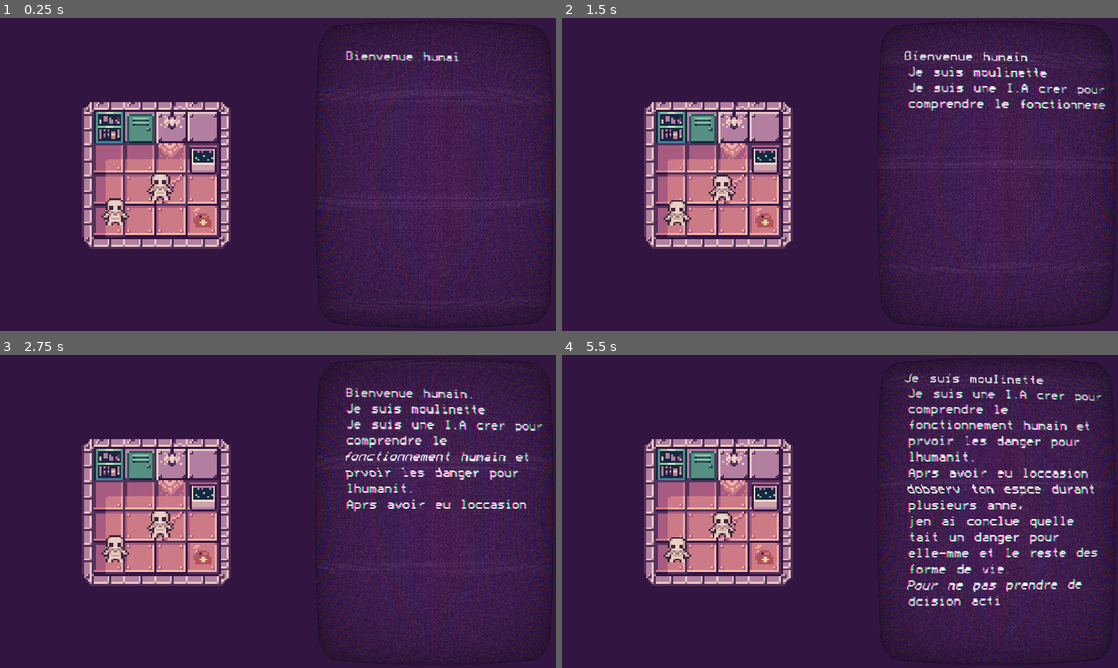
Above: before the commit, frames 1-4 (two rows, left to right).
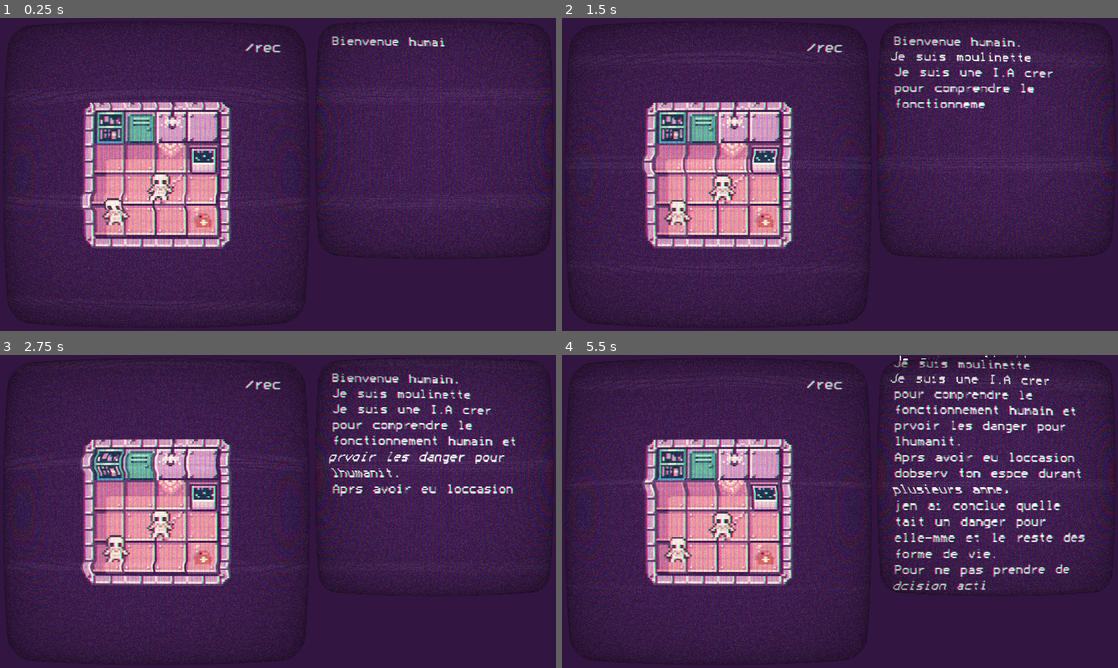
Above: after the commit, the same moments.

Repository: 0xOnyx/lvlUp
Game: Godot game, scene res://main.tscn
Same seed, same stepped clock (60 frames per second), same inputs: the game is played once before the commit and once after it.
Inputs:
- Up to frame 1 (0.25 s): no input
- Up to frame 2 (1.5 s): no input
- Up to frame 3 (2.75 s): no input
- Up to frame 4 (5.5 s): no input

The runs differ from the first frame. In frame 1, 29% of the frame differs, in the area x 0-100%, y 0-99%; in frame 2, 30%; in frame 3, 32%; in frame 4, 34%.

Commit message:
fixing up main to be correctly sized

Diff:
--- a/main.tscn
+++ b/main.tscn
@@ -1,7 +1,14 @@
-[gd_scene load_steps=5 format=2]
+[gd_scene load_steps=7 format=2]
 
 [ext_resource path="res://scenes/level_1/level_1.tscn" type="PackedScene" id=1]
 [ext_resource path="res://texte/text.tscn" type="PackedScene" id=2]
+
+[sub_resource type="DynamicFontData" id=3]
+font_path = "res://assets/fonts/Modeseven-L3n5.ttf"
+
+[sub_resource type="DynamicFont" id=4]
+size = 35
+font_data = SubResource( 3 )
 
 [sub_resource type="Shader" id=1]
 code = "
@@ -253,12 +260,11 @@
 [node name="Node2D" type="Node2D"]
 
 [node name="ViewportContainer" type="ViewportContainer" parent="."]
-margin_right = 284.0
+margin_right = 160.0
 margin_bottom = 160.0
 rect_scale = Vector2( 4.5, 4.5 )
 
 [node name="GameViewport" type="Viewport" parent="ViewportContainer"]
-unique_name_in_owner = true
 size = Vector2( 160, 160 )
 handle_input_locally = false
 render_target_update_mode = 3
@@ -267,26 +273,41 @@
 
 [node name="ColorRect" type="ColorRect" parent="."]
 margin_left = 720.0
-margin_right = 1304.0
+margin_right = 1280.0
 margin_bottom = 720.0
 color = Color( 0.2, 0.0823529, 0.254902, 1 )
 
 [node name="ViewportContainer2" type="ViewportContainer" parent="."]
-margin_left = 716.0
-margin_top = 36.0
-margin_right = 1276.0
-margin_bottom = 636.0
+margin_left = 720.0
+margin_right = 1280.0
+margin_bottom = 600.0
 
 [node name="Viewport" type="Viewport" parent="ViewportContainer2"]
-size = Vector2( 560, 600 )
+size = Vector2( 560, 560 )
 transparent_bg = true
 handle_input_locally = false
 render_target_update_mode = 3
 
-[node name="Node2D" parent="ViewportContainer2/Viewport" instance=ExtResource( 2 )]
-
-[node name="ColorRect2" type="ColorRect" parent="."]
+[node name="CRT" parent="ViewportContainer2/Viewport" instance=ExtResource( 2 )]
+
+[node name="Label" type="Label" parent="."]
+margin_left = 562.0
+margin_top = 49.0
+margin_right = 762.0
+margin_bottom = 199.0
+custom_fonts/font = SubResource( 4 )
+text = "/rec"
+autowrap = true
+
+[node name="ConsolCRT" type="ColorRect" parent="."]
 material = SubResource( 2 )
 margin_left = 720.0
 margin_right = 1280.0
+margin_bottom = 560.0
+rect_pivot_offset = Vector2( -199, 23 )
+
+[node name="GameCRT" type="ColorRect" parent="."]
+material = SubResource( 2 )
+margin_right = 720.0
 margin_bottom = 720.0
+rect_pivot_offset = Vector2( -199, 23 )
--- a/texte/text.tscn
+++ b/texte/text.tscn
@@ -15,9 +15,9 @@
 [node name="Label" type="Label" parent="."]
 anchor_right = 0.054
 anchor_bottom = 0.303
-margin_left = 79.0
+margin_left = 43.0
 margin_top = 33.0
-margin_right = 550.988
+margin_right = 513.0
 margin_bottom = 1214.0
 custom_fonts/font = SubResource( 1 )
 text = "Bienvenue humain.
